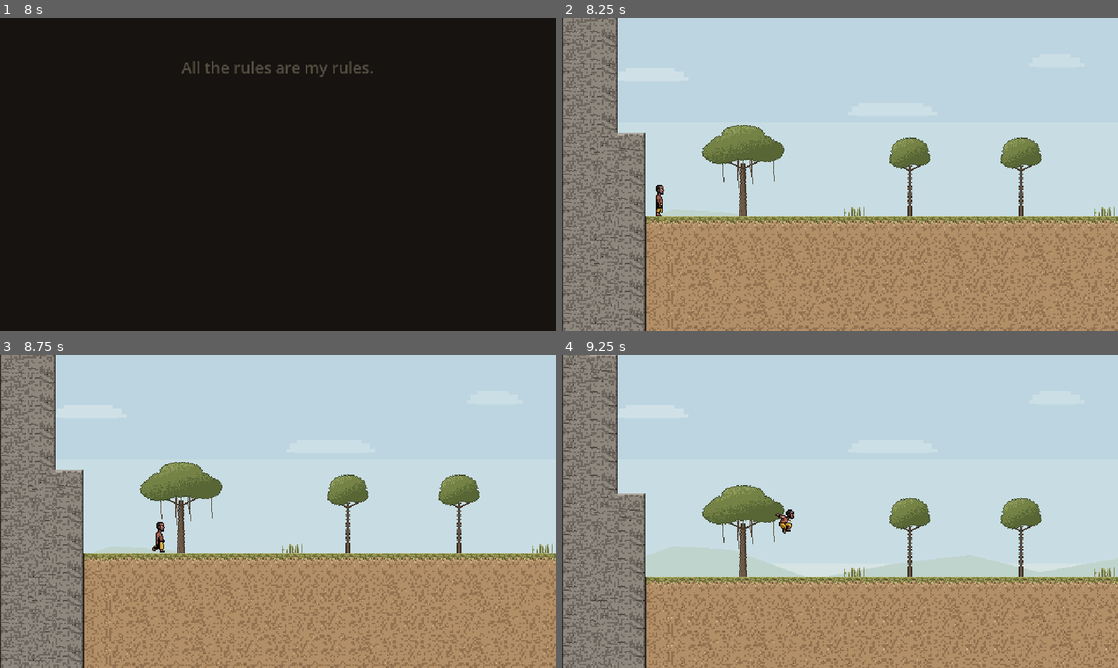
Above: before the commit, frames 1-4 (two rows, left to right).
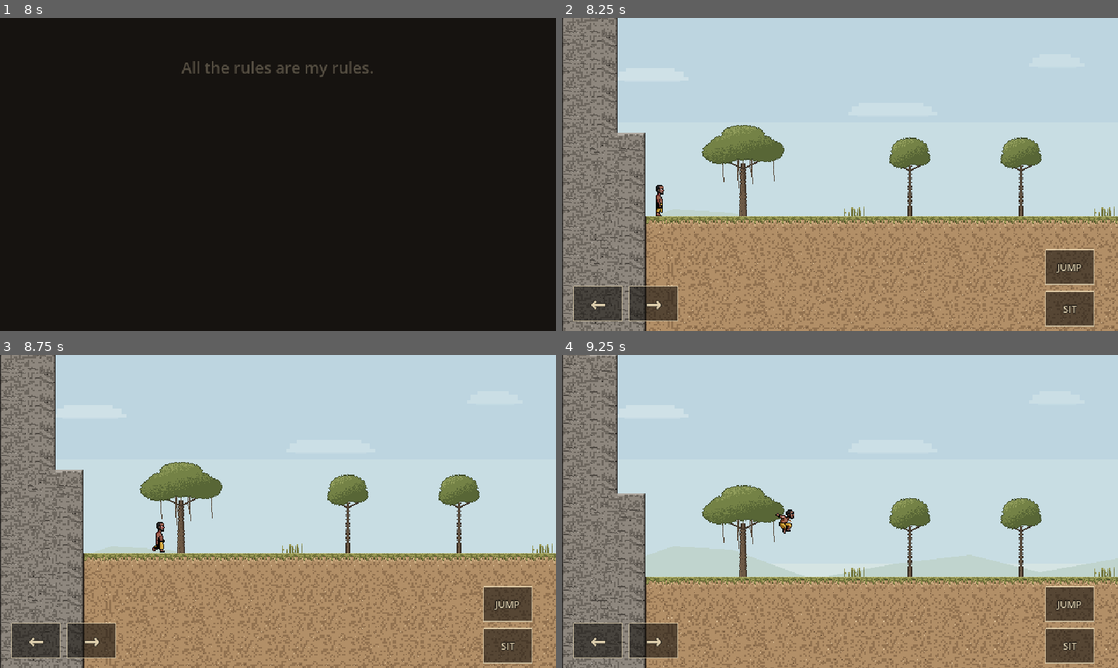
Above: after the commit, the same moments.

Repository: MariusHeider/the-still-path
Game: Godot game, scene res://Scenes/title.tscn
The game is run twice, just before and just after one commit, with the same random seed, the same clock (stepped at 60 frames per second) and the same inputs. Sound files missing from this copy of the repository are replaced by a short silence.
Inputs (mouse positions are in pixels of both pictures, inside the frame that each line leads up to):
- Up to frame 1 (8 s): tap Enter every 0.75 s from 0.5 to 4.25 s; move the mouse to (400, 158) at 0.52 s; hold D (move_right) 0.53-2.03 s; tap E (interact) at 0.6, 1.55, 2.1, 2.85, 4.35, 5.1, 6.05, 6.6, 7.35 s; click (400, 158) at 0.67 s; tap Space (jump) at 0.77, 0.8, 1.07, 1.35, 1.52, 1.82, 2.3, 3.02, 3.32, 3.6, 3.77, 4.07, 4.52, 4.82, 5.3, 5.85, 6.02, 6.32, 6.77, 6.8, 7.07, 7.52, 7.82 s; move the mouse to (166, 190) at 1.27 s; click (166, 190) at 1.42 s; move the mouse to (333, 105) at 2.02 s; hold A (move_left) 2.03-2.78 s; click (333, 105) at 2.17 s; move the mouse to (250, 237) at 2.77 s; hold D (move_right) 2.78-4.28 s; click (250, 237) at 2.92 s; move the mouse to (444, 221) at 3.52 s; click (444, 221) at 3.67 s; move the mouse to (111, 127) at 4.27 s; hold A (move_left) 4.28-5.03 s; click (111, 127) at 4.42 s; move the mouse to (305, 174) at 5.02 s; hold D (move_right) 5.03-5.78 s; click (305, 174) at 5.17 s; move the mouse to (194, 96) at 5.77 s; hold A (move_left) 5.78-7.28 s; click (194, 96) at 5.92 s; move the mouse to (400, 158) at 6.52 s; click (400, 158) at 6.67 s; move the mouse to (166, 190) at 7.27 s; hold D (move_right) from 7.28 s (still down); click (166, 190) at 7.42 s
- Up to frame 2 (8.25 s): keep holding D (move_right); move the mouse to (895, 105) at 8.02 s; tap Space (jump) at 8.1 s; click (895, 105) at 8.17 s
- Up to frame 3 (8.75 s): keep holding D (move_right)
- Up to frame 4 (9.25 s): keep holding D (move_right); move the mouse to (812, 574) at 8.77 s; tap E (interact) at 8.85 s; click (812, 574) at 8.92 s; tap Space (jump) at 9.02 s

Frame 1 is identical in both runs. In frame 2, 4.0% of the frame differs, in the area x 2-96%, y 73-99%; in frame 3, 4.0%; in frame 4, 4.0%.

Commit message:
Add mobile touch controls

Diff:
--- a/Scenes/level.tscn
+++ b/Scenes/level.tscn
@@ -6,6 +6,9 @@
 [ext_resource type="Script" uid="uid://b43cxubc5oqmw" path="res://Scripts/river_current.gd" id="4_current"]
 [ext_resource type="Script" uid="uid://baxbd1bowgpcq" path="res://Scripts/river_ambience.gd" id="5_stream"]
 [ext_resource type="PackedScene" path="res://Scenes/world_background.tscn" id="6_background"]
+
+[sub_resource type="RectangleShape2D" id="RectangleShape2D_mobile"]
+size = Vector2(56, 40)
 
 [node name="Level" type="Node2D" unique_id=1616528812]
 script = ExtResource("1_level")
@@ -60,3 +63,122 @@
 theme_override_constants/outline_size = 4
 theme_override_font_sizes/font_size = 18
 horizontal_alignment = 1
+
+[node name="MobileControls" type="Node2D" parent="HUD"]
+z_index = 100
+
+[node name="Left" type="TouchScreenButton" parent="HUD/MobileControls"]
+position = Vector2(42, 329)
+visibility_mode = 1
+shape = SubResource("RectangleShape2D_mobile")
+action = "move_left"
+
+[node name="Background" type="Polygon2D" parent="HUD/MobileControls/Left"]
+polygon = PackedVector2Array(-28, -20, 28, -20, 28, 20, -28, 20)
+color = Color(0.078, 0.067, 0.055, 0.58)
+
+[node name="Border" type="Line2D" parent="HUD/MobileControls/Left"]
+points = PackedVector2Array(-28, -20, 28, -20, 28, 20, -28, 20, -28, -20)
+width = 1.0
+default_color = Color(0.945, 0.882, 0.741, 0.72)
+
+[node name="Label" type="Label" parent="HUD/MobileControls/Left"]
+offset_left = -28.0
+offset_top = -19.0
+offset_right = 28.0
+offset_bottom = 19.0
+mouse_filter = 2
+theme_override_colors/font_color = Color(0.945, 0.882, 0.741, 0.9)
+theme_override_colors/font_outline_color = Color(0.078, 0.071, 0.059, 0.85)
+theme_override_constants/outline_size = 3
+theme_override_font_sizes/font_size = 22
+text = "←"
+horizontal_alignment = 1
+vertical_alignment = 1
+
+[node name="Right" type="TouchScreenButton" parent="HUD/MobileControls"]
+position = Vector2(106, 329)
+visibility_mode = 1
+shape = SubResource("RectangleShape2D_mobile")
+action = "move_right"
+
+[node name="Background" type="Polygon2D" parent="HUD/MobileControls/Right"]
+polygon = PackedVector2Array(-28, -20, 28, -20, 28, 20, -28, 20)
+color = Color(0.078, 0.067, 0.055, 0.58)
+
+[node name="Border" type="Line2D" parent="HUD/MobileControls/Right"]
+points = PackedVector2Array(-28, -20, 28, -20, 28, 20, -28, 20, -28, -20)
+width = 1.0
+default_color = Color(0.945, 0.882, 0.741, 0.72)
+
+[node name="Label" type="Label" parent="HUD/MobileControls/Right"]
+offset_left = -28.0
+offset_top = -19.0
+offset_right = 28.0
+offset_bottom = 19.0
+mouse_filter = 2
+theme_override_colors/font_color = Color(0.945, 0.882, 0.741, 0.9)
+theme_override_colors/font_outline_color = Color(0.078, 0.071, 0.059, 0.85)
+theme_override_constants/outline_size = 3
+theme_override_font_sizes/font_size = 22
+text = "→"
+horizontal_alignment = 1
+vertical_alignment = 1
+
+[node name="Jump" type="TouchScreenButton" parent="HUD/MobileControls"]
+position = Vector2(585, 287)
+visibility_mode = 1
+shape = SubResource("RectangleShape2D_mobile")
+action = "jump"
+
+[node name="Background" type="Polygon2D" parent="HUD/MobileControls/Jump"]
+polygon = PackedVector2Array(-28, -20, 28, -20, 28, 20, -28, 20)
+color = Color(0.078, 0.067, 0.055, 0.58)
+
+[node name="Border" type="Line2D" parent="HUD/MobileControls/Jump"]
+points = PackedVector2Array(-28, -20, 28, -20, 28, 20, -28, 20, -28, -20)
+width = 1.0
+default_color = Color(0.945, 0.882, 0.741, 0.72)
+
+[node name="Label" type="Label" parent="HUD/MobileControls/Jump"]
+offset_left = -28.0
+offset_top = -19.0
+offset_right = 28.0
+offset_bottom = 19.0
+mouse_filter = 2
+theme_override_colors/font_color = Color(0.945, 0.882, 0.741, 0.9)
+theme_override_colors/font_outline_color = Color(0.078, 0.071, 0.059, 0.85)
+theme_override_constants/outline_size = 3
+theme_override_font_sizes/font_size = 11
+text = "JUMP"
+horizontal_alignment = 1
+vertical_alignment = 1
+
+[node name="Interact" type="TouchScreenButton" parent="HUD/MobileControls"]
+position = Vector2(585, 335)
+visibility_mode = 1
+shape = SubResource("RectangleShape2D_mobile")
+action = "interact"
+
+[node name="Background" type="Polygon2D" parent="HUD/MobileControls/Interact"]
+polygon = PackedVector2Array(-28, -20, 28, -20, 28, 20, -28, 20)
+color = Color(0.078, 0.067, 0.055, 0.58)
+
+[node name="Border" type="Line2D" parent="HUD/MobileControls/Interact"]
+points = PackedVector2Array(-28, -20, 28, -20, 28, 20, -28, 20, -28, -20)
+width = 1.0
+default_color = Color(0.945, 0.882, 0.741, 0.72)
+
+[node name="Label" type="Label" parent="HUD/MobileControls/Interact"]
+offset_left = -28.0
+offset_top = -19.0
+offset_right = 28.0
+offset_bottom = 19.0
+mouse_filter = 2
+theme_override_colors/font_color = Color(0.945, 0.882, 0.741, 0.9)
+theme_override_colors/font_outline_color = Color(0.078, 0.071, 0.059, 0.85)
+theme_override_constants/outline_size = 3
+theme_override_font_sizes/font_size = 11
+text = "SIT"
+horizontal_alignment = 1
+vertical_alignment = 1
Not shown: 1 places in Scenes/level.tscn that only renumber resources
